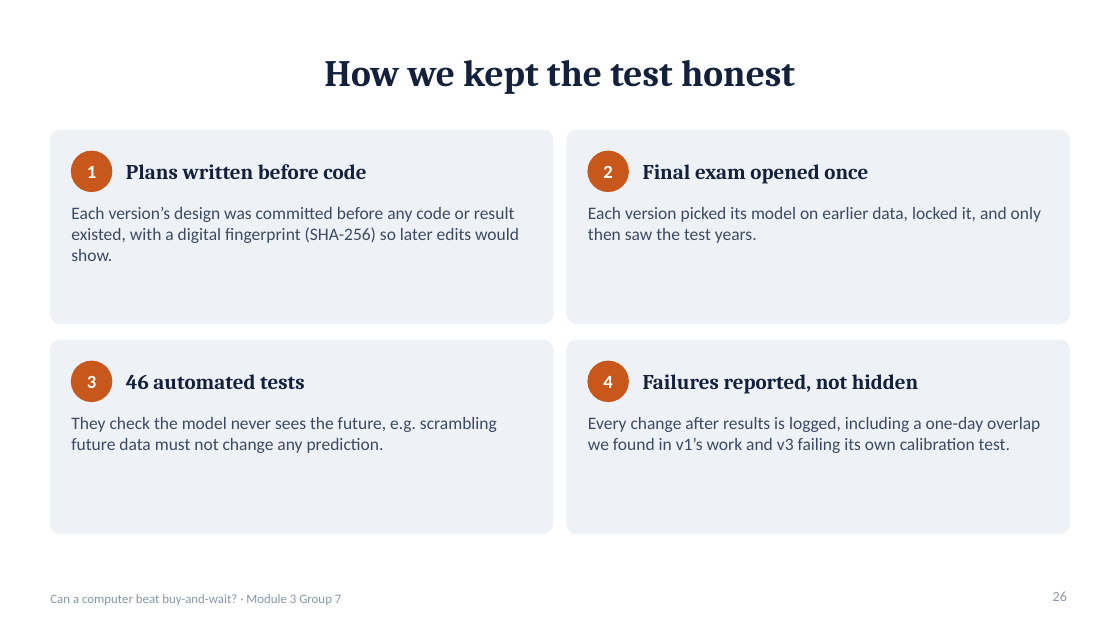
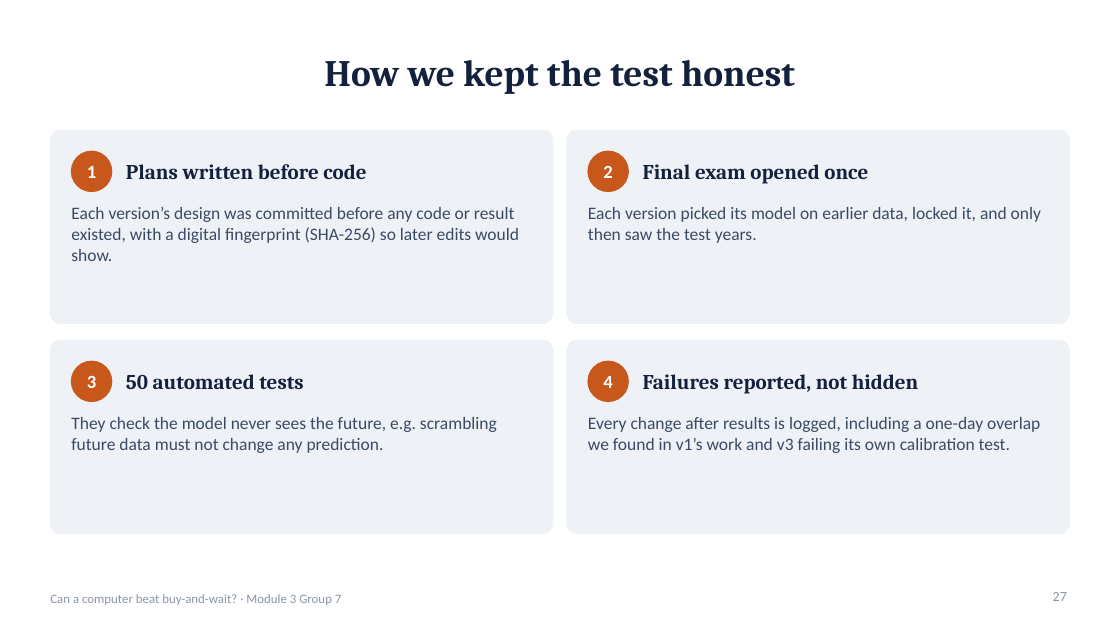
Before and after one commit to TKCH121/spy, a slide deck: slide 27 of presentation/SPY_Model_Presentation.pptx (slide 26 before the commit). Drawn at 1120x630 pixels with LibreOffice and Linux fonts; fonts in the diff are those of the drawing. Boxes give left, top, right and bottom in pixels: in the first picture for what was removed or moved away, otherwise in the second. Text is boxed around its words. In the diff, an @@ line names an element or a change of style, - is before the commit and + after.

```diff
--- a/presentation/SPY_Model_Presentation.pptx
+++ b/presentation/SPY_Model_Presentation.pptx
@@ text at <box>126,374,303,389</box>: text changed @@
-46 automated tests
+50 automated tests
@@ page number at <box>1053,592,1067,601</box>: text changed @@
-26
+27
```
Also in this commit, not shown: 5 other slides changed, 1 slide added, 8 other files.
